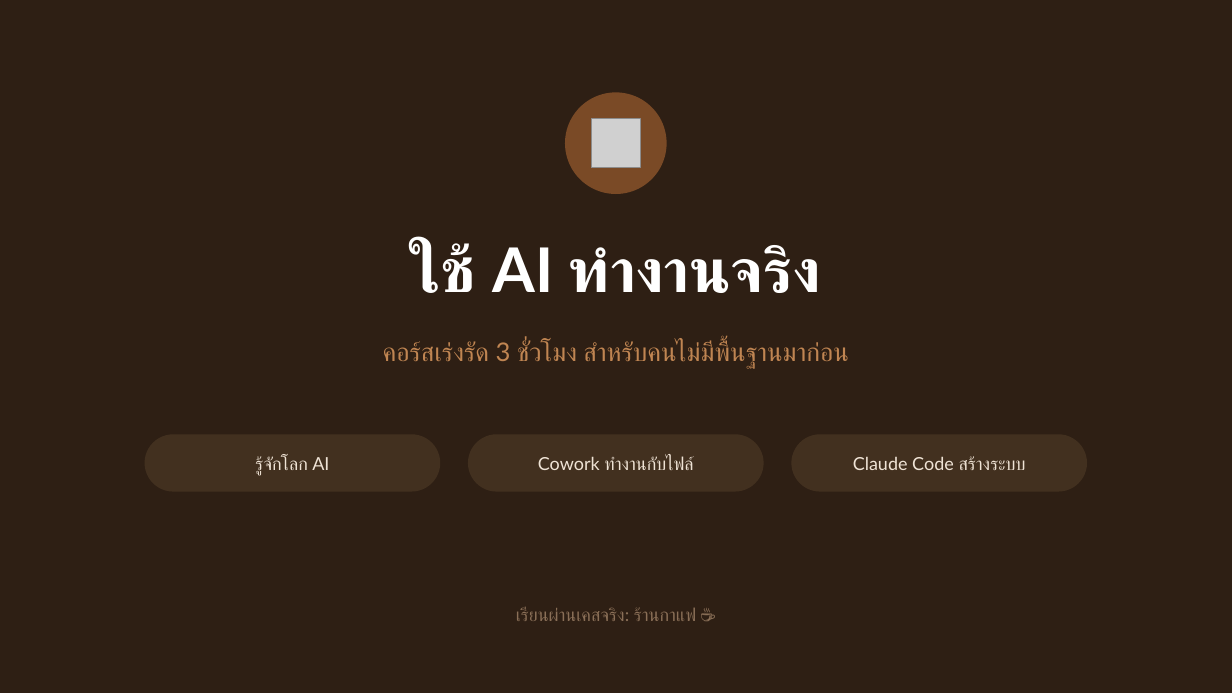
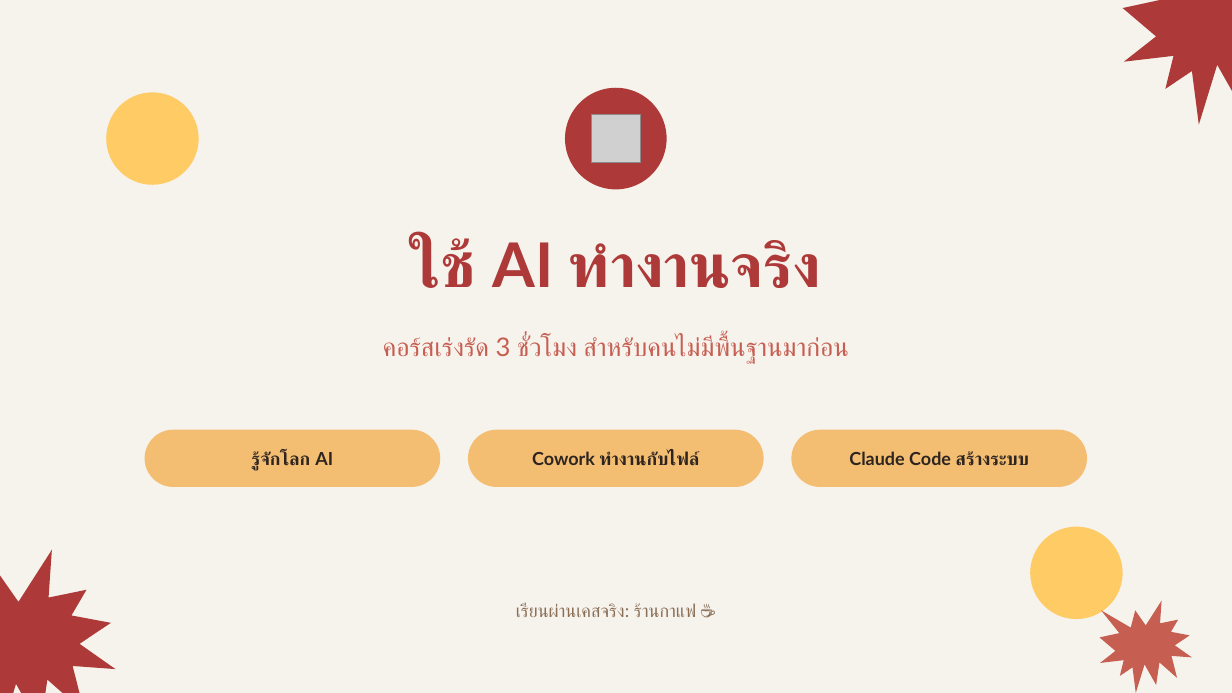
Before and after one commit to Bossjukkaphan/sookkaya-dashboard, a slide deck: slide 1 of claude-course/slides.pptx. Drawn at 1232x693 pixels with LibreOffice and Linux fonts; fonts in the diff are those of the drawing; grey boxes stand for pictures. Boxes give left, top, right and bottom in pixels: in the first picture for what was removed or moved away, otherwise in the second. Text is boxed around its words. In the diff, an @@ line names an element or a change of style, - is before the commit and + after.

```diff
--- a/claude-course/slides.pptx
+++ b/claude-course/slides.pptx
@@ background #2E1F14 to #F6F2EC @@
@@ irregular seal added at (1123,0,1232,125), fill #AD3A38 @@
@@ 3 rounded rectangles, 1 picture, 1 text, 1 ellipse: place and size @@
-3 rounded rectangles, 1 picture, 1 text, 1 ellipse at (144,92,1087,621)
+3 rounded rectangles, 1 picture, 1 text, 1 ellipse at (144,88,1087,617)
@@ ellipse at (566,88,667,189): fill #7A4A26 to #AD3A38 @@
@@ ellipse added at (106,92,199,185), fill #FFCB64 @@
@@ text "ใช้ AI ทำงานจริง" at (410,240,821,288): text colour #FFFFFF to #AD3A38 @@
@@ text "คอร์สเร่งรัด 3 ชั่วโมง สำหรับคนไม่มีพื้นฐานมาก่อน" at (383,337,849,364): text colour #C08552 to #C65E52 @@
@@ text colour #EFE3D5 to #2E2420, bold on in 3 elements at (252,451,333,471), (532,451,699,466), (849,451,1029,466) @@
@@ fill #42301F to #F3BE72 in 3 elements at (144,430,440,487), (469,430,764,487), (791,430,1087,487) @@
@@ ellipse added at (1031,527,1123,619), fill #FFCB64 @@
@@ irregular seal added at (0,550,116,693), fill #AD3A38 @@
@@ irregular seal added at (1100,601,1192,693), fill #C65E52 @@
```
Also in this commit, not shown: 14 other slides changed.
